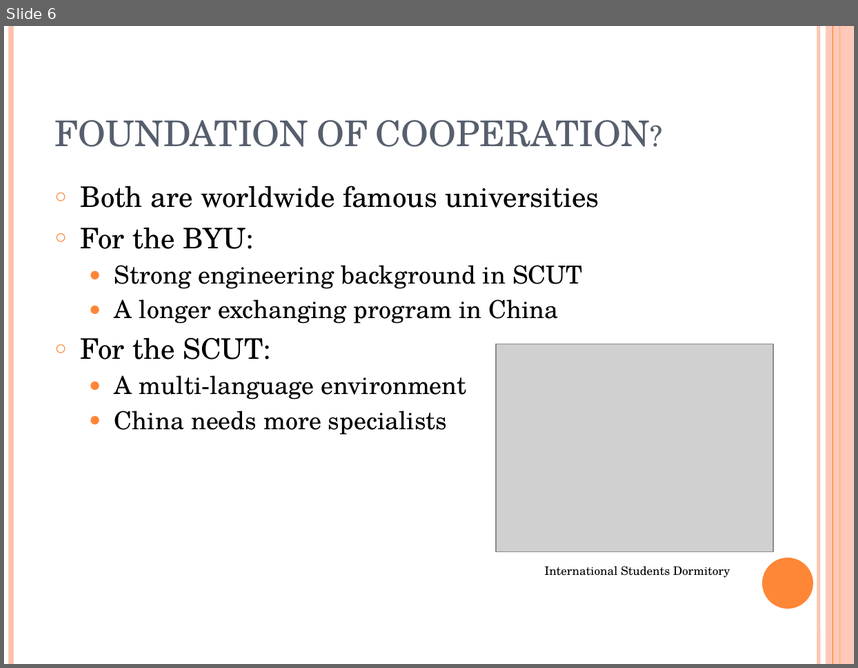
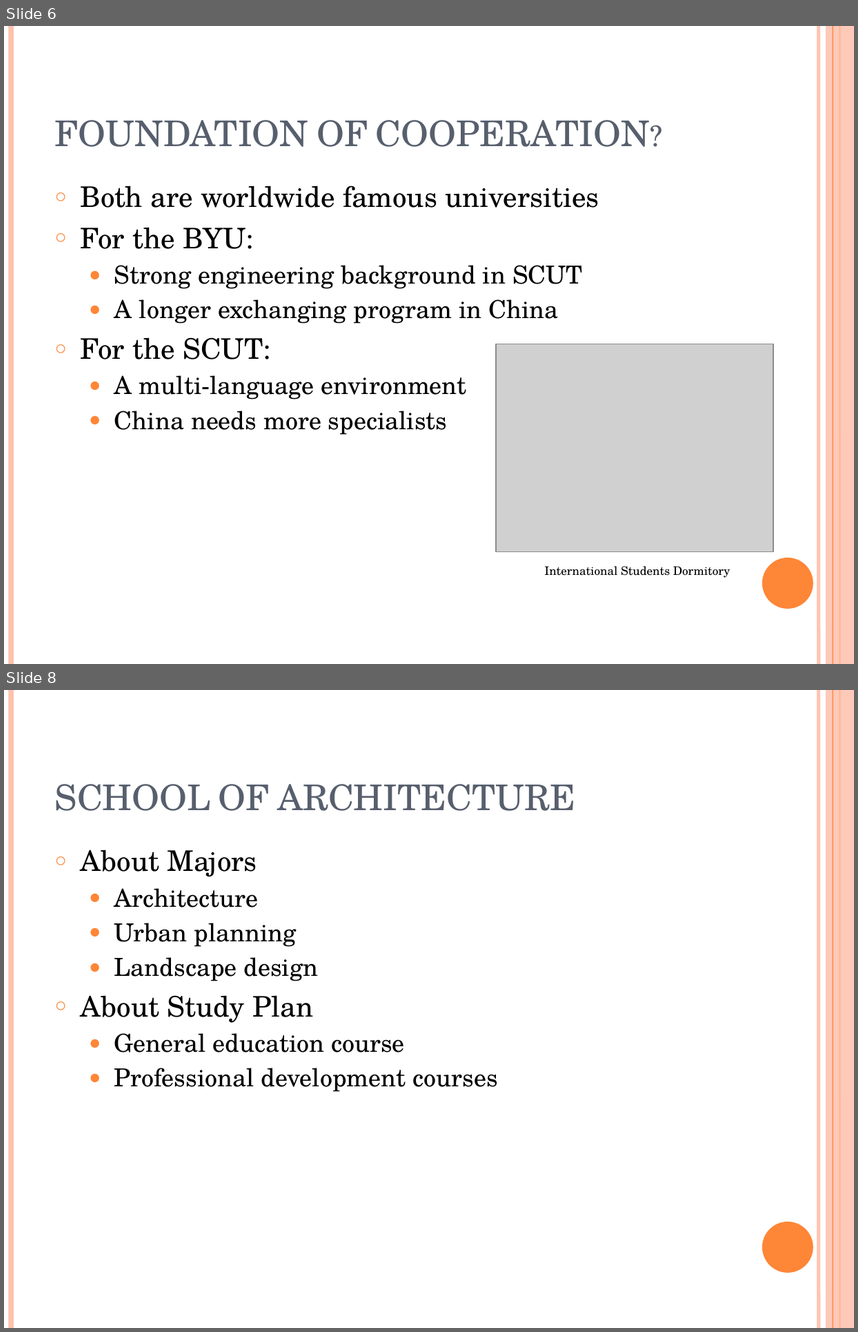
Before and after one commit to wattlebird/BYU_SCUT_EXCHANGE_PT, a slide deck: BYU-SCUT EXCHANGING PROGRAME.pptx. Shown one above the other, each under a label of ours: slide 6 before the commit, slides 6 and 8 after it; the slides between them are not shown. The pictures are 858x668 and 858x1332 pixels, drawn with LibreOffice and Linux fonts; fonts in the diff are those of the drawing; grey boxes stand for pictures. Boxes give left, top, right and bottom in pixels: in the first picture for what was removed or moved away, otherwise in the second. Text is boxed around its words. In the diff, an @@ line names an element or a change of style, - is before the commit and + after.

```diff
--- a/BYU-SCUT EXCHANGING PROGRAME.pptx
+++ b/BYU-SCUT EXCHANGING PROGRAME.pptx
@@ slide 8 added at box(4, 690, 854, 1328), background #FFFFFF; not listed: 6 template elements that a slide beside it also shows @@
@@ title added at box(55, 784, 575, 811), 30 pt, text #575F6D, small capitals @@
+SCHOOL OF ARCHITECTURE
@@ text added at box(81, 849, 498, 1092), 21 pt, text #000000 @@
+○ About Majors
+  ● Architecture
+  ● Urban planning
+  ● Landscape design
+○ About Study Plan
+  ● General education course
+  ● Professional development courses
```
Also in this commit, not shown: 4 slides changed, 16 other slides added, 1 slide removed, 8 other files.
